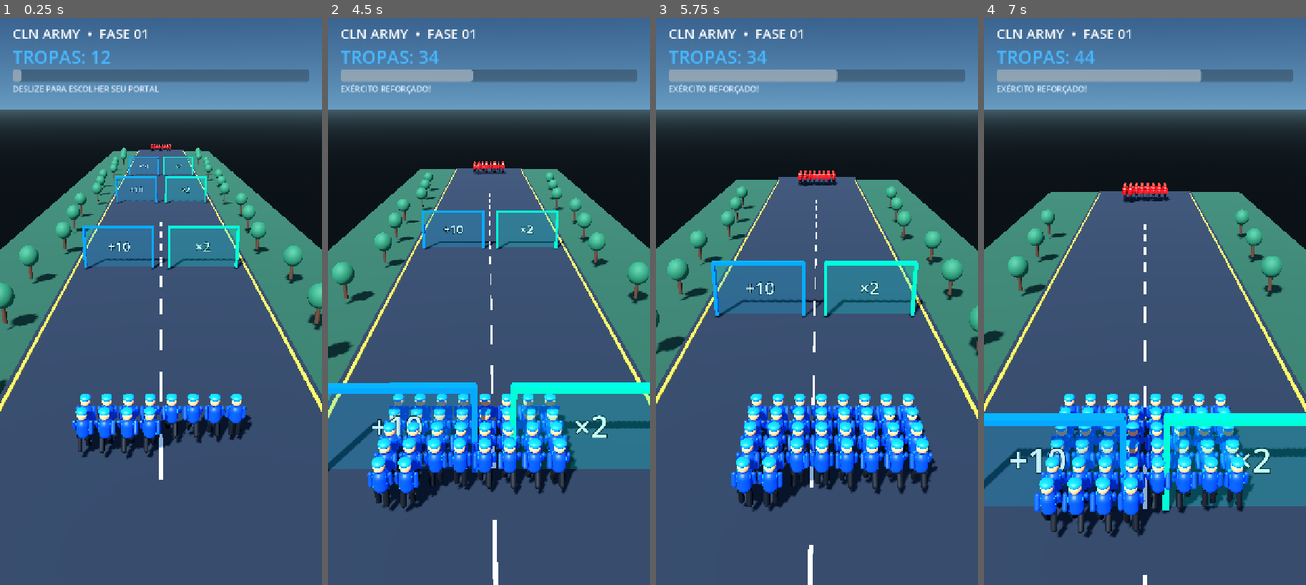
Above: before the commit, frames 1-4 (left to right).
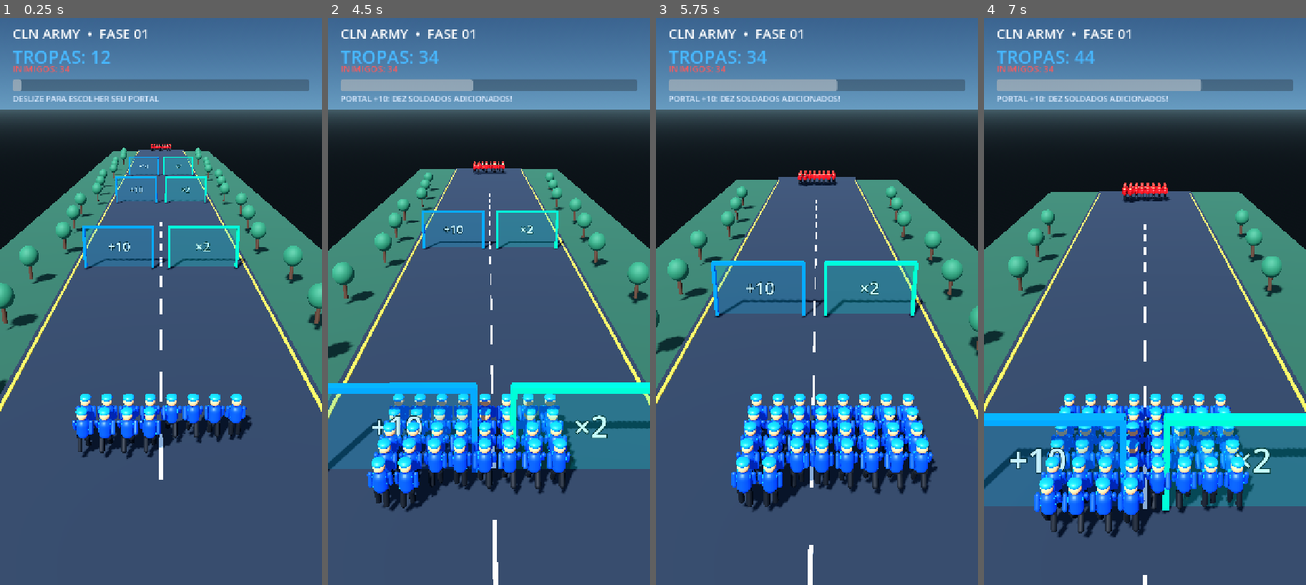
Above: after the commit, the same moments.

Repository: carlosgarena287-prog/CLN-ARMY-EVOLUTION
Game: Godot game, scene res://main.tscn
Two runs of this game, one before a commit and one after it. Both use one fixed random seed, a clock stepped at 60 frames per second and the inputs below.
Inputs (mouse positions are in pixels of both pictures, inside the frame that each line leads up to):
- Up to frame 1 (0.25 s): no input
- Up to frame 2 (4.5 s): move the mouse to (559, 267) at 0.52 s; click (559, 267) at 0.67 s; drag from (424, 329) to (472, 414) at 1.27 s; move the mouse to (521, 171) at 2.02 s; click (521, 171) at 2.17 s; drag from (472, 414) to (392, 210) at 2.77 s; move the mouse to (585, 386) at 3.52 s; click (585, 386) at 3.67 s; drag from (392, 210) to (440, 154) at 4.27 s
- Up to frame 3 (5.75 s): move the mouse to (833, 295) at 5.02 s; click (833, 295) at 5.17 s
- Up to frame 4 (7 s): drag from (1096, 154) to (1080, 329) at 5.77 s; move the mouse to (1215, 267) at 6.52 s; click (1215, 267) at 6.67 s

The runs differ from the first frame. In frame 1, 3.4% of the frame differs, in the area x 4-96%, y 8-15%; in frame 2, 3.5%; in frame 3, 3.6%; in frame 4, 3.6%.

Commit message:
Update main.gd

Diff:
--- a/scripts/main.gd
+++ b/scripts/main.gd
@@ -6,22 +6,26 @@
 const TRACK_LENGTH: float = 112.0
 const GATE_ZS: Array[float] = [-22.0, -48.0, -74.0]
 const ENEMY_Z: float = -126.0
+const MAX_ARMY: int = 9999
 
 var army_count: int = START_ARMY
 var enemy_count: int = 34
 var level: int = 1
+
 var progress: float = 0.0
 var player_x: float = 0.0
 var target_x: float = 0.0
+
 var game_state: String = "running"
 var gate_used: Array[bool] = [false, false, false]
 
-var touch_down: bool = false
-var last_pointer_x: float = 0.0
 var run_clock: float = 0.0
 var battle_timer: float = 0.0
 var battle_tick_timer: float = 0.0
-var battle_finished: bool = false
+
+var touch_down: bool = false
+var last_pointer_x: float = 0.0
+
 var battle_start_player_z: float = 0.0
 var battle_start_enemy_z: float = 0.0
 
@@ -34,11 +38,14 @@
 
 var hud_level: Label
 var hud_count: Label
+var hud_enemy: Label
 var hud_hint: Label
 var progress_bar: ProgressBar
+
 var result_panel: PanelContainer
 var result_label: Label
 var continue_button: Button
+var retry_button: Button
 
 
 func _ready() -> void:
@@ -47,6 +54,7 @@
 	_build_gates()
 	_build_armies()
 	_build_hud()
+
 	_refresh_army()
 	_refresh_enemy()
 	_update_hud()
@@ -55,17 +63,27 @@
 func _process(delta: float) -> void:
 	run_clock += delta
 
-	if game_state == "running":
-		_update_running(delta)
-	elif game_state == "battle":
-		_update_battle(delta)
+	match game_state:
+		"running":
+			_update_running(delta)
+		"battle":
+			_update_battle(delta)
 
 
 func _update_running(delta: float) -> void:
 	progress = minf(progress + 11.0 * delta, TRACK_LENGTH)
-	player_x = move_toward(player_x, target_x, 13.0 * delta)
-
-	army_root.position = Vector3(player_x, 0.0, -progress)
+
+	player_x = move_toward(
+		player_x,
+		target_x,
+		13.0 * delta
+	)
+
+	army_root.position = Vector3(
+		player_x,
+		0.0,
+		-progress
+	)
 
 	camera.position = Vector3(
 		player_x * 0.28,
@@ -79,6 +97,7 @@
 	)
 
 	_animate_squad(soldiers, run_clock, 1.0)
+
 	_check_gates()
 
 	progress_bar.value = progress / TRACK_LENGTH * 100.0
@@ -248,6 +267,7 @@
 	for side in [-1.0, 1.0]:
 		for i in range(15):
 			var tree := Node3D.new()
+
 			tree.position = Vector3(
 				side * (7.8 + float(i % 3) * 0.45),
 				0.0,
@@ -279,8 +299,19 @@
 
 func _build_gates() -> void:
 	for i in range(GATE_ZS.size()):
-		_make_gate(-3.0, GATE_ZS[i], "+10", Color(0.05, 0.43, 1.0))
-		_make_gate(3.0, GATE_ZS[i], "×2", Color(0.0, 0.78, 0.48))
+		_make_gate(
+			-3.0,
+			GATE_ZS[i],
+			"+10",
+			Color(0.05, 0.43, 1.0)
+		)
+
+		_make_gate(
+			3.0,
+			GATE_ZS[i],
+			"×2",
+			Color(0.0, 0.78, 0.48)
+		)
 
 
 func _make_gate(
@@ -293,16 +324,43 @@
 	gate.position = Vector3(x, 1.45, z)
 	add_child(gate)
 
-	var glow := _mat(Color(tint.r, tint.g, tint.b, 0.22), 0.15, 0.25)
+	var glow := _mat(
+		Color(tint.r, tint.g, tint.b, 0.22),
+		0.15,
+		0.25
+	)
+
 	glow.transparency = BaseMaterial3D.TRANSPARENCY_ALPHA
 
-	_mesh_box(gate, Vector3(4.8, 2.8, 0.22), Vector3.ZERO, glow)
+	_mesh_box(
+		gate,
+		Vector3(4.8, 2.8, 0.22),
+		Vector3.ZERO,
+		glow
+	)
 
 	var frame_material := _mat(tint, 0.35, 0.28)
 
-	_mesh_box(gate, Vector3(0.18, 3.0, 0.3), Vector3(-2.42, 0.0, 0.0), frame_material)
-	_mesh_box(gate, Vector3(0.18, 3.0, 0.3), Vector3(2.42, 0.0, 0.0), frame_material)
-	_mesh_box(gate, Vector3(4.95, 0.18, 0.3), Vector3(0.0, 1.48, 0.0), frame_material)
+	_mesh_box(
+		gate,
+		Vector3(0.18, 3.0, 0.3),
+		Vector3(-2.42, 0.0, 0.0),
+		frame_material
+	)
+
+	_mesh_box(
+		gate,
+		Vector3(0.18, 3.0, 0.3),
+		Vector3(2.42, 0.0, 0.0),
+		frame_material
+	)
+
+	_mesh_box(
+		gate,
+		Vector3(4.95, 0.18, 0.3),
+		Vector3(0.0, 1.48, 0.0),
+		frame_material
+	)
 
 	var label := Label3D.new()
 	label.text = caption
@@ -338,6 +396,7 @@
 
 	var blue := _mat(Color(0.035, 0.24, 0.78), 0.18, 0.48)
 	var blue_light := _mat(Color(0.08, 0.48, 1.0), 0.25, 0.38)
+
 	var red := _mat(Color(0.62, 0.055, 0.075), 0.15, 0.5)
 	var red_light := _mat(Color(0.95, 0.16, 0.12), 0.18, 0.42)
 
@@ -349,47 +408,96 @@
 
 	var torso := MeshInstance3D.new()
 	var torso_mesh := CapsuleMesh.new()
+
 	torso_mesh.radius = 0.22
 	torso_mesh.height = 0.72
 	torso_mesh.radial_segments = 12
+
 	torso.mesh = torso_mesh
 	torso.position.y = 0.98
 	torso.material_override = uniform
+
 	unit.add_child(torso)
 
 	var vest := MeshInstance3D.new()
 	var vest_mesh := BoxMesh.new()
+
 	vest_mesh.size = Vector3(0.39, 0.42, 0.27)
 	vest.mesh = vest_mesh
 	vest.position = Vector3(0.0, 1.0, -0.035)
 	vest.material_override = armor
+
 	unit.add_child(vest)
 
 	var head := MeshInstance3D.new()
 	var head_mesh := SphereMesh.new()
+
 	head_mesh.radius = 0.17
 	head_mesh.height = 0.34
+
 	head.mesh = head_mesh
 	head.position.y = 1.48
 	head.material_override = skin
+
 	unit.add_child(head)
 
 	var helmet := MeshInstance3D.new()
 	var helmet_mesh := SphereMesh.new()
+
 	helmet_mesh.radius = 0.19
 	helmet_mesh.height = 0.22
+
 	helmet.mesh = helmet_mesh
 	helmet.position = Vector3(0.0, 1.62, 0.0)
 	helmet.material_override = armor
+
 	unit.add_child(helmet)
 
-	var left_arm := _make_limb(unit, Vector3(-0.27, 1.22, 0.0), uniform, 0.075, 0.48)
-	var right_arm := _make_limb(unit, Vector3(0.27, 1.22, 0.0), uniform, 0.075, 0.48)
-	var left_leg := _make_limb(unit, Vector3(-0.12, 0.62, 0.0), dark, 0.09, 0.58)
-	var right_leg := _make_limb(unit, Vector3(0.12, 0.62, 0.0), dark, 0.09, 0.58)
-
-	_mesh_box(unit, Vector3(0.38, 0.09, 0.29), Vector3(0.0, 0.72, 0.0), dark)
-	_mesh_box(unit, Vector3(0.10, 0.12, 0.025), Vector3(0.0, 1.12, -0.17), skin)
+	var left_arm := _make_limb(
+		unit,
+		Vector3(-0.27, 1.22, 0.0),
+		uniform,
+		0.075,
+		0.48
+	)
+
+	var right_arm := _make_limb(
+		unit,
+		Vector3(0.27, 1.22, 0.0),
+		uniform,
+		0.075,
+		0.48
+	)
+
+	var left_leg := _make_limb(
+		unit,
+		Vector3(-0.12, 0.62, 0.0),
+		dark,
+		0.09,
+		0.58
+	)
+
+	var right_leg := _make_limb(
+		unit,
+		Vector3(0.12, 0.62, 0.0),
+		dark,
+		0.09,
+		0.58
+	)
+
+	_mesh_box(
+		unit,
+		Vector3(0.38, 0.09, 0.29),
+		Vector3(0.0, 0.72, 0.0),
+		dark
+	)
+
+	_mesh_box(
+		unit,
+		Vector3(0.10, 0.12, 0.025),
+		Vector3(0.0, 1.12, -0.17),
+		skin
+	)
 
 	var row: int = index / 8
 	var col: int = index % 8
@@ -425,12 +533,15 @@
 
 	var limb := MeshInstance3D.new()
 	var mesh := CapsuleMesh.new()
+
 	mesh.radius = radius
 	mesh.height = height
 	mesh.radial_segments = 8
+
 	limb.mesh = mesh
 	limb.position.y = -height * 0.36
 	limb.material_override = material
+
 	pivot.add_child(limb)
 
 	return pivot
@@ -453,9 +564,11 @@
 	for i in range(squad.size()):
 		var row: int = i / 8
 		var col: int = i % 8
+
 		var node: Node3D = squad[i]["node"]
 
 		node.visible = i < shown
+
 		node.position = Vector3(
 			(float(col) - 3.5) * 0.72,
 			0.0,
@@ -488,16 +601,22 @@
 		if gate_used[i]:
 			continue
 
-		if absf(progress - absf(GATE_ZS[i])) < 0.65:
+		var gate_progress: float = absf(GATE_ZS[i])
+
+		if progress >= gate_progress:
+			gate_used[i] = true
+
+			# O portal escolhido depende da posição do jogador
+			# no instante em que cruza a linha dos portais.
 			if player_x < 0.0:
-				army_count = mini(army_count + 10, 9999)
+				army_count = mini(army_count + 10, MAX_ARMY)
+				hud_hint.text = "PORTAL +10: DEZ SOLDADOS ADICIONADOS!"
 			else:
-				army_count = mini(army_count * 2, 9999)
-
-			gate_used[i] = true
+				army_count = mini(army_count * 2, MAX_ARMY)
+				hud_hint.text = "PORTAL ×2: EXÉRCITO DUPLICADO!"
+
 			_refresh_army()
 			_update_hud()
-			hud_hint.text = "EXÉRCITO REFORÇADO!"
 
 
 func _build_hud() -> void:
@@ -517,66 +636,96 @@
 	hud_count = Label.new()
 	hud_count.position = Vector2(28.0, 72.0)
 	hud_count.add_theme_font_size_override("font_size", 40)
-	hud_count.add_theme_color_override("font_color", Color(0.28, 0.72, 1.0))
+	hud_count.add_theme_color_override(
+		"font_color",
+		Color(0.28, 0.72, 1.0)
+	)
 	root.add_child(hud_count)
 
+	hud_enemy = Label.new()
+	hud_enemy.position = Vector2(28.0, 112.0)
+	hud_enemy.add_theme_font_size_override("font_size", 20)
+	hud_enemy.add_theme_color_override(
+		"font_color",
+		Color(1.0, 0.35, 0.35)
+	)
+	root.add_child(hud_enemy)
+
 	progress_bar = ProgressBar.new()
-	progress_bar.position = Vector2(28.0, 128.0)
+	progress_bar.position = Vector2(28.0, 150.0)
 	progress_bar.size = Vector2(664.0, 16.0)
 	progress_bar.max_value = 100.0
 	progress_bar.show_percentage = false
 	root.add_child(progress_bar)
 
 	hud_hint = Label.new()
-	hud_hint.position = Vector2(28.0, 158.0)
+	hud_hint.position = Vector2(28.0, 180.0)
 	hud_hint.add_theme_font_size_override("font_size", 18)
-	hud_hint.add_theme_color_override("font_color", Color(0.86, 0.92, 1.0))
+	hud_hint.add_theme_color_override(
+		"font_color",
+		Color(0.86, 0.92, 1.0)
+	)
 	hud_hint.text = "DESLIZE PARA ESCOLHER SEU PORTAL"
+
 	root.add_child(hud_hint)
 
 	result_panel = PanelContainer.new()
 	result_panel.set_anchors_preset(Control.PRESET_CENTER)
-	result_panel.position = Vector2(-260.0, -110.0)
-	result_panel.size = Vector2(520.0, 220.0)
+	result_panel.position = Vector2(-260.0, -145.0)
+	result_panel.size = Vector2(520.0, 290.0)
 	result_panel.visible = false
+
 	root.add_child(result_panel)
 
 	var panel_style := StyleBoxFlat.new()
-	panel_style.bg_color = Color(0.025, 0.055, 0.10, 0.94)
+	panel_style.bg_color = Color(0.025, 0.055, 0.10, 0.96)
 	panel_style.border_color = Color(0.18, 0.55, 0.95)
 	panel_style.set_border_width_all(3)
 	panel_style.set_corner_radius_all(18)
+
 	result_panel.add_theme_stylebox_override("panel", panel_style)
 
 	var panel_box := VBoxContainer.new()
 	panel_box.alignment = BoxContainer.ALIGNMENT_CENTER
-	panel_box.add_theme_constant_override("separation", 14)
+	panel_box.add_theme_constant_override("separation", 12)
+
 	result_panel.add_child(panel_box)
 
 	result_label = Label.new()
 	result_label.horizontal_alignment = HORIZONTAL_ALIGNMENT_CENTER
-	result_label.add_theme_font_size_override("font_size", 30)
+	result_label.add_theme_font_size_override("font_size", 28)
 	result_label.add_theme_color_override("font_color", Color.WHITE)
+
 	panel_box.add_child(result_label)
 
 	continue_button = Button.new()
 	continue_button.text = "PRÓXIMA FASE"
-	continue_button.custom_minimum_size = Vector2(300.0, 58.0)
+	continue_button.custom_minimum_size = Vector2(300.0, 55.0)
 	continue_button.add_theme_font_size_override("font_size", 22)
 	continue_button.pressed.connect(_next_level)
+
 	panel_box.add_child(continue_button)
+
+	retry_button = Button.new()
+	retry_button.text = "TENTAR NOVAMENTE"
+	retry_button.custom_minimum_size = Vector2(300.0, 55.0)
+	retry_button.add_theme_font_size_override("font_size", 22)
+	retry_button.pressed.connect(_retry_level)
+
+	panel_box.add_child(retry_button)
 
 
 func _update_hud() -> void:
 	hud_level.text = "CLN ARMY  •  FASE %02d" % level
 	hud_count.text = "TROPAS: %d" % army_count
+	hud_enemy.text = "INIMIGOS: %d" % enemy_count
 
 
 func _start_battle() -> void:
 	game_state = "battle"
+
 	battle_timer = 0.0
 	battle_tick_timer = 0.0
-	battle_finished = false
 
 	hud_hint.text = "BATALHA! AS TROPAS ESTÃO SE ENFRENTANDO"
 
@@ -588,13 +737,11 @@
 
 	battle_start_player_z = army_root.position.z
 	battle_start_enemy_z = enemy_root.position.z
+
 	result_panel.visible = false
 
 
 func _update_battle(delta: float) -> void:
-	if battle_finished:
-		return
-
 	battle_timer += delta
 	battle_tick_timer += delta
 
@@ -646,23 +793,24 @@
 	_refresh_enemy()
 	_update_hud()
 
-	hud_hint.text = "CONFRONTO  •  SUAS TROPAS: %d  |  RIVAIS: %d" % [
+	hud_hint.text = "COMBATE: SUAS TROPAS %d  |  INIMIGOS %d" % [
 		army_count,
 		enemy_count
 	]
 
 
 func _finish_battle() -> void:
-	battle_finished = true
 	game_state = "result"
 	result_panel.visible = true
 
-	if army_count > enemy_count:
-		result_label.text = "VITÓRIA!\nSeu exército venceu o confronto."
+	if army_count > enemy_count and army_count > 0:
+		result_label.text = "VITÓRIA!\nSeu exército venceu!"
 		continue_button.visible = true
+		retry_button.visible = false
 	else:
-		result_label.text = "FIM DE JOGO\nReforce seu exército e tente novamente."
+		result_label.text = "DERROTA!\nTente novamente e reforce suas tropas."
 		continue_button.visible = false
+		retry_button.visible = true
 
 	hud_hint.text = "CONFRONTO FINALIZADO"
 
@@ -673,23 +821,39 @@
 	army_count = START_ARMY + (level - 1) * 4
 	enemy_count = 34 + (level - 1) * 9
 
+	_reset_level()
+
+
+func _retry_level() -> void:
+	army_count = START_ARMY + (level - 1) * 4
+	enemy_count = 34 + (level - 1) * 9
+
+	_reset_level()
+
+
+func _reset_level() -> void:
 	progress = 0.0
 	player_x = 0.0
 	target_x = 0.0
 
 	gate_used = [false, false, false]
+
 	game_state = "running"
+
 	battle_timer = 0.0
 	battle_tick_timer = 0.0
-	battle_finished = false
-
-	continue_button.visible = true
 
 	army_root.position = Vector3.ZERO
 	enemy_root.position = Vector3(0.0, 0.0, ENEMY_Z)
+
 	camera.position = Vector3(0.0, 10.5, 13.5)
+	camera.look_at(Vector3(0.0, 0.0, -13.0), Vector3.UP)
 
 	result_panel.visible = false
+
+	continue_button.visible = true
+	retry_button.visible = true
+
 	hud_hint.text = "DESLIZE PARA ESCOLHER SEU PORTAL"
 	progress_bar.value = 0.0
 
